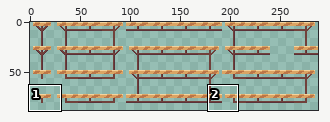
Edited in one commit: pixel-art file (Assets/Environment/Platform.aseprite). The picture above shows the old version from afar; the outline marks the close-up.
Close-up. Before the commit:
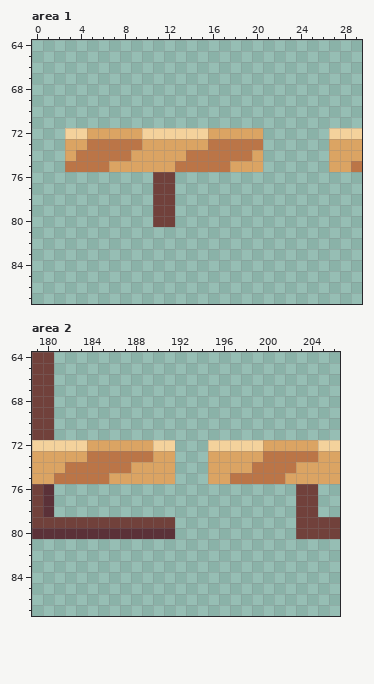
288x96 pixels, 1 frame. Shown: area 1: x 0..29, y 64..87; area 2: x 179..206, y 64..87. The wide view leaves out empty margins. The commit also changed other parts of the picture, which this record leaves out.
After the commit:
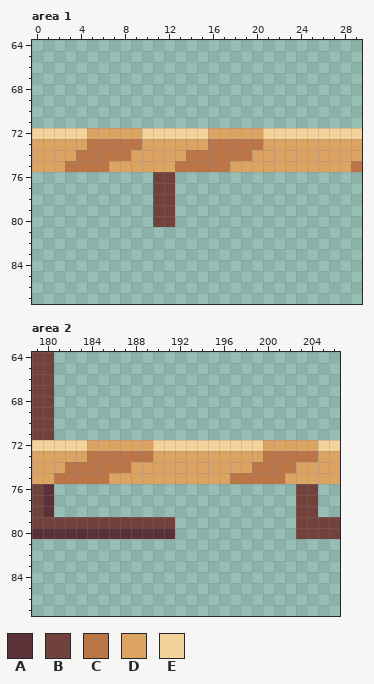
Palette (. is transparent): A #5b3138  B #71413b  C #bb7547  D #dba463  E #f4d29c
From old to new:
--- area 1, layer "Layer 2"
@@ x 0..29 @@
 71 ..............................
-72 ...EEDDDDDEEEEEEDDDDD......EEE
-73 ...DDCCCCCDDDDDDCCCCC......DDD
-74 ...DCCCCCDDDDDCCCCCCD......DDD
-75 ...CCCCDDDDDDCCCCCDDD......DDC
+72 EEEEEDDDDDEEEEEEDDDDDEEEEEEEEE
+73 DDDDDCCCCCDDDDDDCCCCCDDDDDDDDD
+74 DDDDCCCCCDDDDDCCCCCCDDDDDDDDDD
+75 DDDCCCCDDDDDDCCCCCDDDDDDDDDDDC
 76 ...........BB.................
--- area 2, layer "Layer 2"
@@ x 190..196 @@
 71 .......
-72 EE...EE
-73 DD...DD
-74 DD...DD
-75 DD...DD
+72 EEEEEEE
+73 DDDDDDD
+74 DDDDDDD
+75 DDDDDDD
 76 .......
